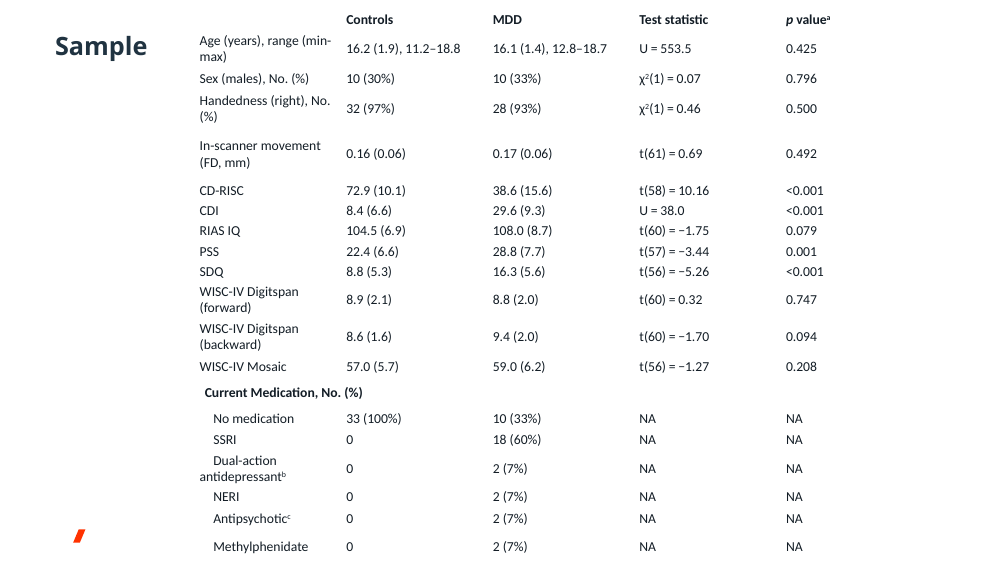
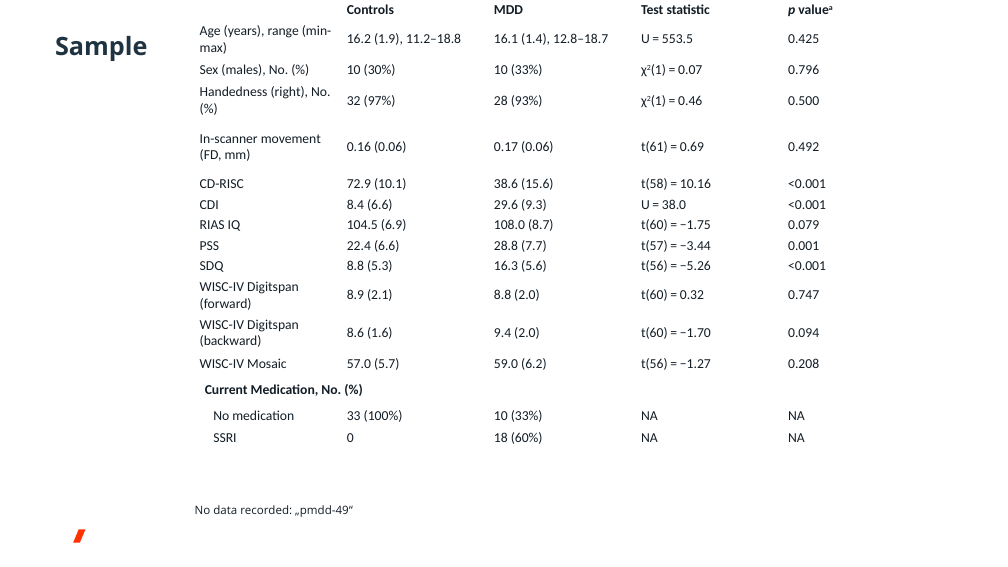
Before and after one commit to da-wi/workshop_brainfood, a slide deck: slide 9 of slides/brainfood_DCM_workshop.pptx (slide 8 before the commit). Drawn at 1008x567 pixels with LibreOffice and Linux fonts; fonts in the diff are those of the drawing; background and template pictures are left out. Boxes give left, top, right and bottom in pixels: in the first picture for what was removed or moved away, otherwise in the second. Text is boxed around its words. In the diff, an @@ line names an element or a change of style, - is before the commit and + after.

```diff
--- a/slides/brainfood_DCM_workshop.pptx
+++ b/slides/brainfood_DCM_workshop.pptx
@@ table at (197,0,934,448) @@
-row 17: Dual-action antidepressantb | 0 | 2 (7%) | NA | NA
-row 18: NERI | 0 | 2 (7%) | NA | NA
-row 19: Antipsychoticc | 0 | 2 (7%) | NA | NA
-row 20: Methylphenidate | 0 | 2 (7%) | NA | NA
@@ table: place and size @@
-table at (197,11,930,565)
+table at (197,0,934,448)
@@ text added at (195,505,353,517), 11 pt, text #131D26 @@
+No data recorded: „pmdd-49“
```
Also in this commit, not shown: 2 other slides changed, 2 slides added, 3 other files.
